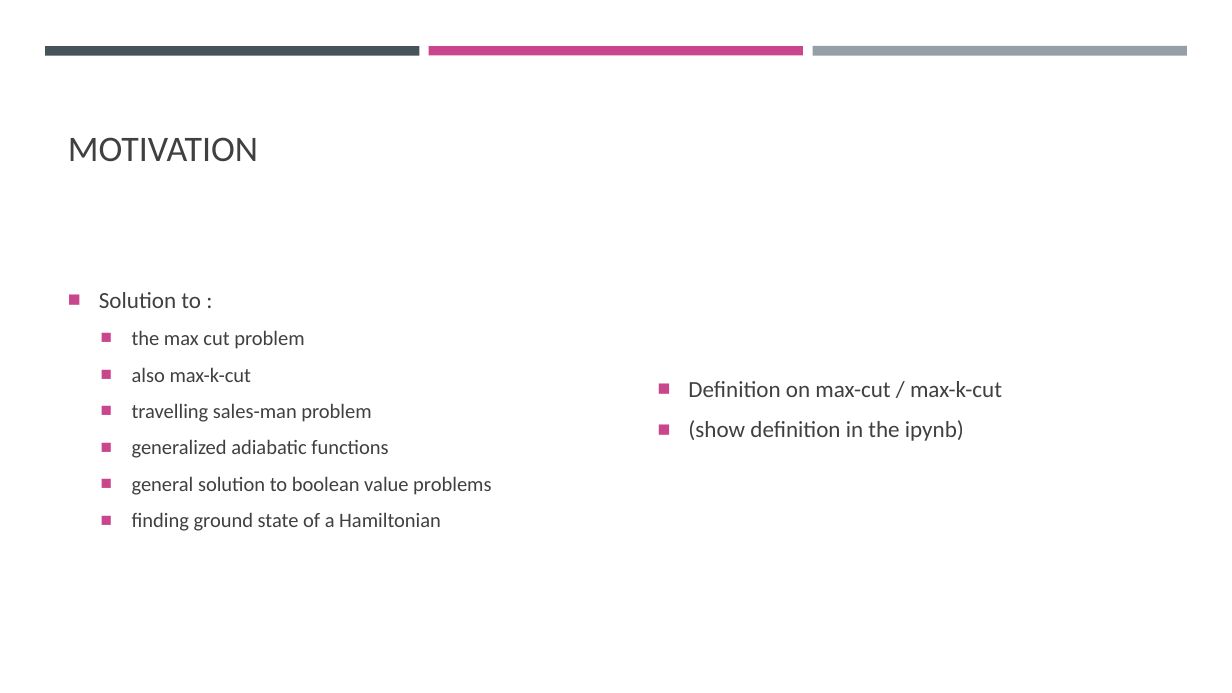
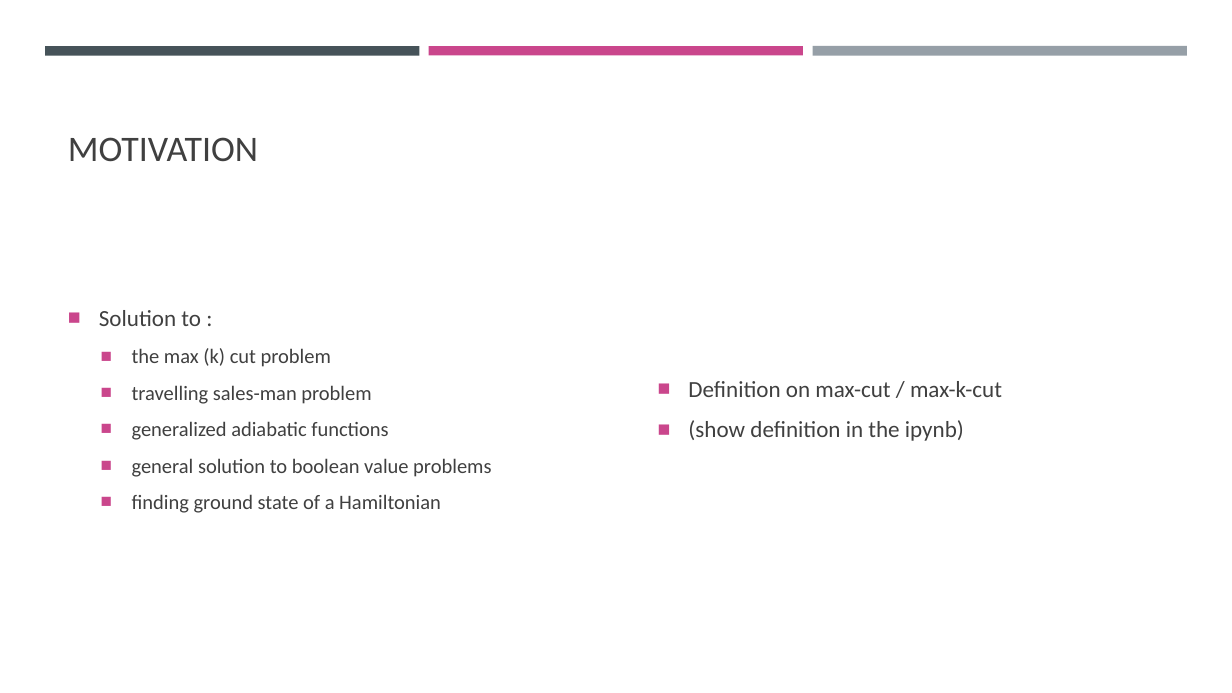
Before and after one commit to CodeJP97/QHT-2022-WoQ, a slide deck: slide 3 of Lecture.pptm. Drawn at 1232x693 pixels with LibreOffice and Linux fonts; fonts in the diff are those of the drawing. Boxes give left, top, right and bottom in pixels: in the first picture for what was removed or moved away, otherwise in the second. Text is boxed around its words. In the diff, an @@ line names an element or a change of style, - is before the commit and + after.

```diff
--- a/Lecture.pptm
+++ b/Lecture.pptm
@@ text at bbox=[132, 348, 331, 367]: text changed @@
-  ■ the max cut problem
-  ■ also max-k-cut
+  ■ the max (k) cut problem
```
Also in this commit, not shown: 7 other slides changed, 2 slides added, 1 slide removed, 1 other file.
